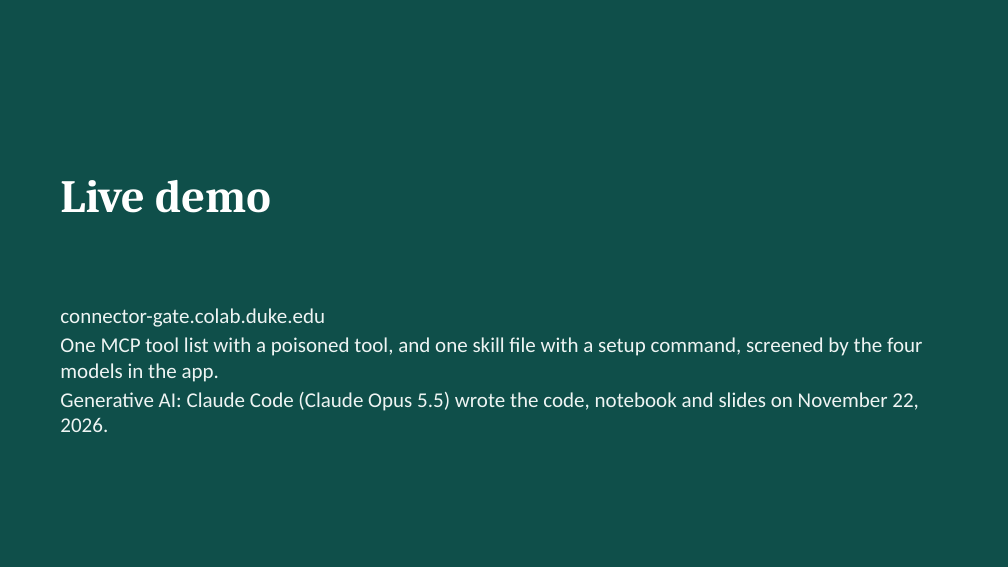
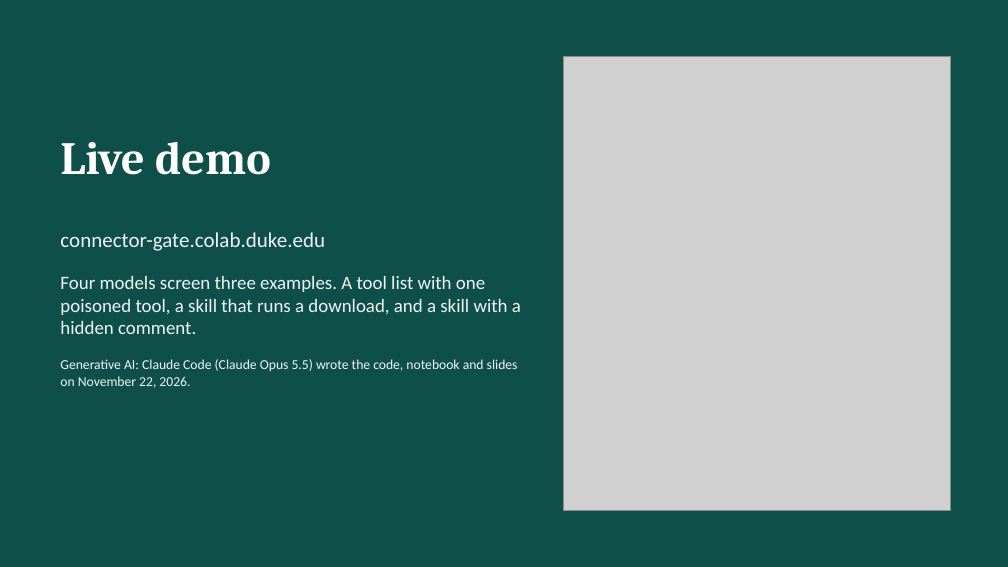
Before and after one commit to jonasneves/connector-gate, a slide deck: slide 10 of slides.pptx. Drawn at 1008x567 pixels with LibreOffice and Linux fonts; fonts in the diff are those of the drawing; grey boxes stand for pictures. Boxes give left, top, right and bottom in pixels: in the first picture for what was removed or moved away, otherwise in the second. Text is boxed around its words. In the diff, an @@ line names an element or a change of style, - is before the commit and + after.

```diff
--- a/slides.pptx
+++ b/slides.pptx
@@ picture added at <box>563,57,951,510</box> @@
@@ title "Live demo": place and size @@
-title "Live demo" at <box>60,180,271,213</box>
+title "Live demo" at <box>60,142,271,175</box>
@@ text at <box>60,232,518,388</box>: size 20 to 13 pt in "Generative AI: Claude Code (Claude Opus 5.5) ..."; more space between paragraphs; less space between paragraphs @@
@@ text "connector-gate.colab.duke.edu": place and size @@
-text "connector-gate.colab.duke.edu" at <box>60,308,922,432</box>
+text "connector-gate.colab.duke.edu" at <box>60,232,521,388</box>
@@ text at <box>60,276,521,334</box>: text changed; size 20 to 18 pt @@
-One MCP tool list with a poisoned tool, and one skill file with a setup command, screened by the four models in the app.
+Four models screen three examples. A tool list with one poisoned tool, a skill that runs a download, and a skill with a hidden comment.
```
Also in this commit, not shown: 7 other slides changed.
